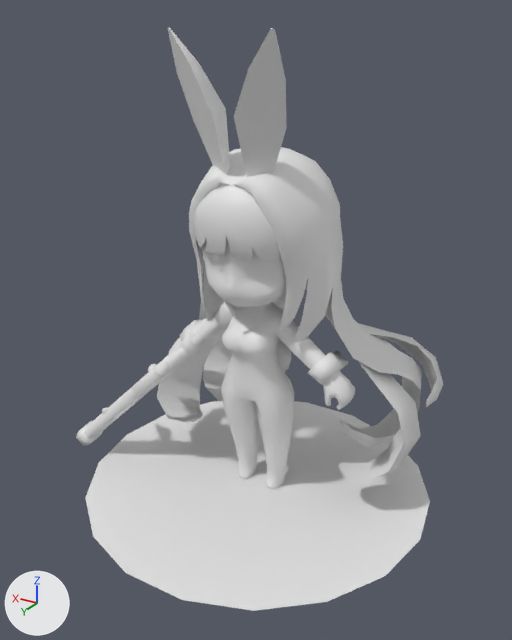
One commit to the FBX model Blanc/Blanc.fbx: the scene before it, then after it.
One viewpoint serves both versions: a 50 mm camera at (-0.0201, 0.0337, 0.0285) aimed at (-0.0002, 0.0005, 0.0119). The axes (+X, +Y, +Z) are drawn at lower left. The lights are the same throughout. Materials are left out; every surface is plain grey. Where no turn or scale is listed for an object, it has been applied to the vertices.

In view in the first picture: 'c270_00_skin', 'c270_00_weapon_skin', 'ground_var'.
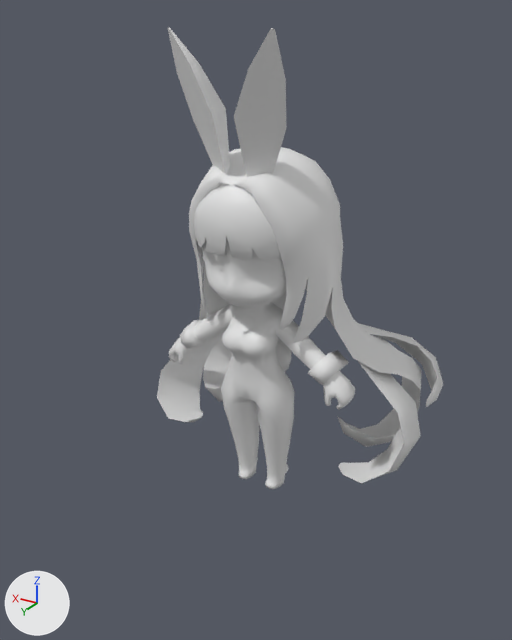
The newer file is also rescaled (x50.0), turned or shifted as a whole; pictures and numbers use the older file's frame.

What changed in the scene script:
```text
Remove ob_c270_00_weapon_skin:
    ob_c270_00_weapon_skin = bpy.data.objects.new('c270_00_weapon_skin', me_c270_00_weapon_skin)
    ob_c270_00_weapon_skin.location = (0.00716, 0.00108, 0.00646)
Remove ob_ground_var:
    ob_ground_var = bpy.data.objects.new('ground_var', me_ground_var)
    ob_ground_var.location = (0.0, 0.0, 0.0)
```

Where the change shows, as pixel boxes (x1, y1, x2, y2) in the pictures (512 x 640 px):
'ground_var', deleted
    before: (85, 401, 430, 611)
'c270_00_weapon_skin', deleted
    before: (76, 301, 235, 446)
